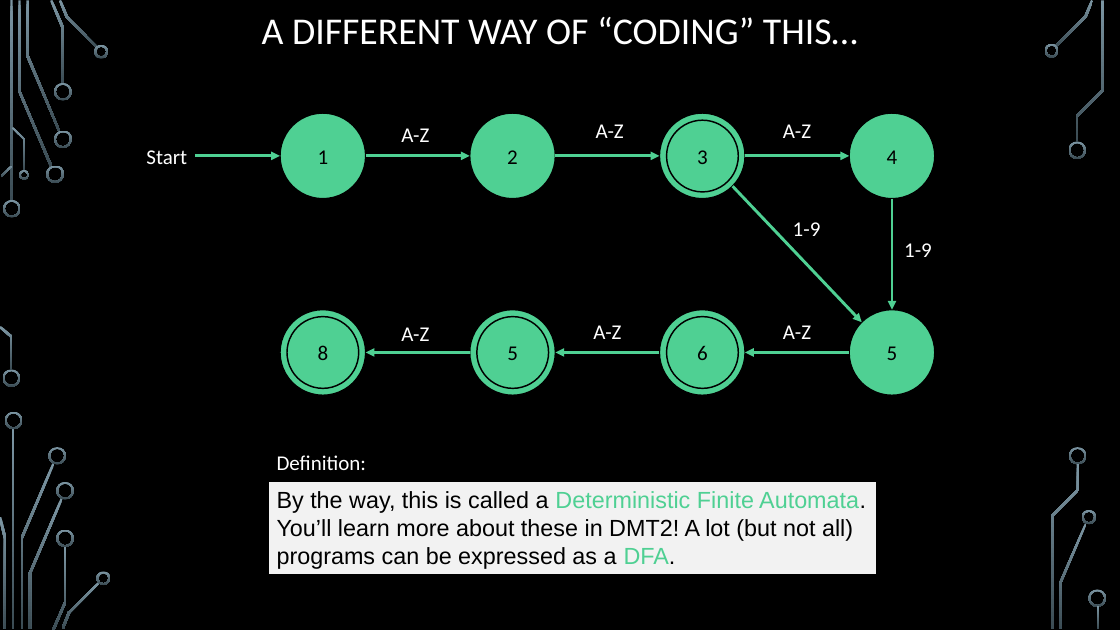
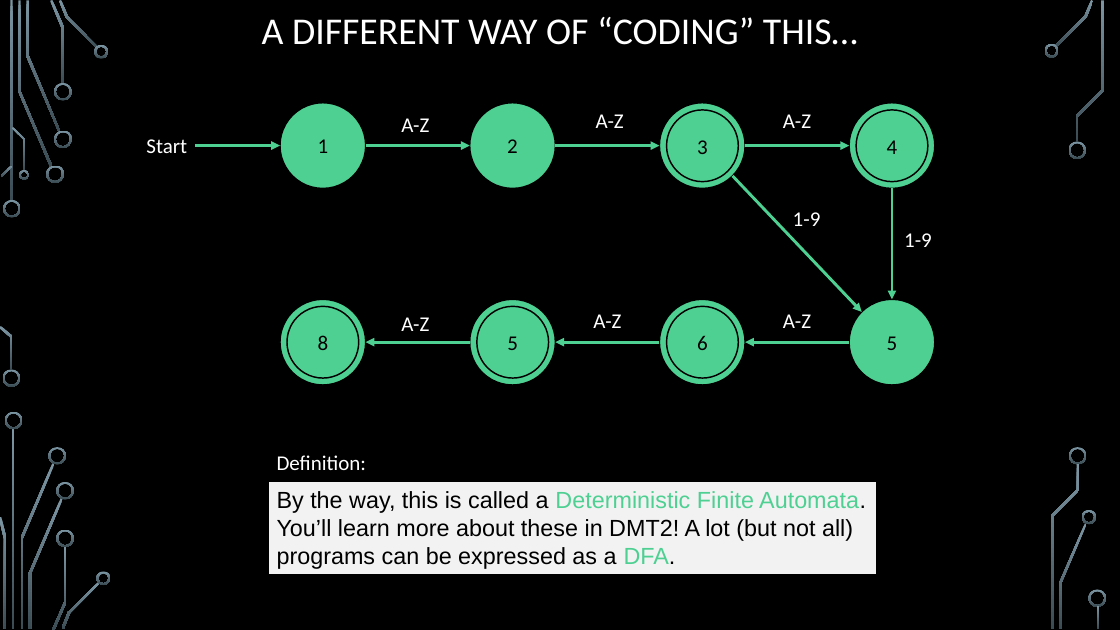
Before and after one commit to markfloryan/dsa2, a slide deck: slide 37 of slides/06-3-Hardness.pptx (slide 30 before the commit). Drawn at 1120x630 pixels with LibreOffice and Linux fonts; fonts in the diff are those of the drawing; background and template pictures are left out. Boxes give left, top, right and bottom in pixels: in the first picture for what was removed or moved away, otherwise in the second. Text is boxed around its words. In the diff, an @@ line names an element or a change of style, - is before the commit and + after.

```diff
--- a/slides/06-3-Hardness.pptx
+++ b/slides/06-3-Hardness.pptx
@@ ellipse added at <box>856,110,928,181</box>, fill #4FD093, outline #000000 1.25 pt, 18 pt, text #000000 @@
+4
@@ 12 ellipses, 9 texts, 9 arrows: place and size @@
-12 ellipses, 9 texts, 9 arrows at <box>146,113,935,396</box>
+12 ellipses, 9 texts, 9 arrows at <box>146,103,935,385</box>
```
Also in this commit, not shown: 3 other slides changed, 16 slides added, 3 other files.
